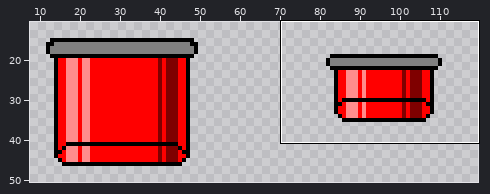
Edited in one commit: sprite sheet (ACG/ACG/button.png). The first picture is a wide view before the edit; the outline marks the close-up.
Close-up. The starting point:
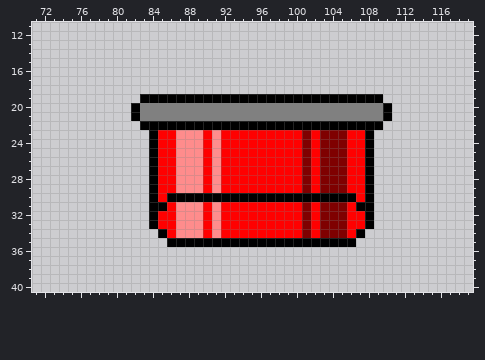
The file is 128x128 pixels. Colours within 5 levels of each other are drawn and written as one. Shown: x 71..119, y 11..40. The wide view leaves out empty margins.
After:
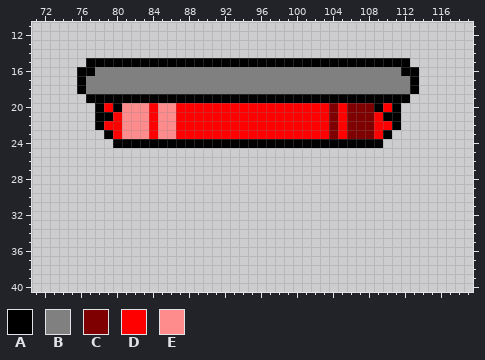
Palette (. is transparent): A #000000  B #808080  C #7f0000  D #ff0000  E #ff8c8c
The exact change:
Colour A is added in row 15 at x 77 to 112; in row 16 at x 76 to 77 and 112 to 113; in rows 17 to 18 at x 76 and 113; in row 19 at x 77 to 82 and 110 to 112; in row 20 at x 78, 80 and 111; in row 21 at x 78 to 79 and 111.
Colour A is added in row 22 at x 78 and 111; in row 23 at x 79 and 110; in row 24 at x 80 to 83 and 109.
Colour A replaces colour B in row 20 at x 109.
Colour A replaces colour C in row 24 at x 101 and 103 to 105.
Colour A replaces colour D in row 24 at x 85 to 86, 90, 92 to 100, 102 and 106 to 107.
Colour A replaces colour E in row 24 at x 87 to 89 and 91.
Colour B is added in row 16 at x 78 to 111; in rows 17 to 18 at x 77 to 112.
Colour C replaces colour A in row 22 at x 104 and 106 to 108; in row 23 at x 108.
Colour C replaces colour B in rows 20 to 21 at x 104 and 106 to 108.
Colour C replaces colour D in row 23 at x 106 to 107.
Colour D is added in row 20 at x 79; in row 21 at x 80; in row 22 at x 79 to 80 and 110; in row 23 at x 80 and 109.
Colour D replaces colour A in row 20 at x 110; in row 22 at x 84, 87 to 103, 105 and 109; in row 23 at x 84.
Colour D replaces colour B in row 20 at x 84, 87 to 103 and 105; in row 21 at x 84, 87 to 103, 105 and 109.
Colour D replaces colour C in row 23 at x 101, 103 and 105.
Colour D replaces colour E in row 23 at x 87 to 89 and 91.
Colour E is added in rows 20 to 21 at x 81; in row 22 at x 81 to 82; in row 23 at x 81 to 83.
Colour E replaces colour A in rows 20 to 21 at x 82; in row 22 at x 83 and 85 to 86.
Colour E replaces colour B in rows 20 to 21 at x 83 and 85 to 86.
Colour E replaces colour D in row 23 at x 85 to 86.
Colour A is removed in rows 25 to 29 at x 84 and 108; in row 30 at x 84, 86 to 106 and 108; in row 31 at x 84 to 85 and 107 to 108; in rows 32 to 33 at x 84 and 108; in row 34 at x 85 and 107; in row 35 at x 86 to 106.
Colour C is removed in rows 25 to 29 at x 101 and 103 to 105; in rows 31 to 34 at x 101 and 103 to 105.
Colour D is removed in rows 25 to 29 at x 85 to 86, 90, 92 to 100, 102 and 106 to 107; in row 30 at x 85 and 107; in row 31 at x 86, 90, 92 to 100, 102 and 106; in rows 32 to 33 at x 85 to 86, 90, 92 to 100, 102 and 106 to 107; in row 34 at x 86, 90, 92 to 100, 102 and 106.
Colour E is removed in rows 25 to 29 at x 87 to 89 and 91; in rows 31 to 34 at x 87 to 89 and 91.
